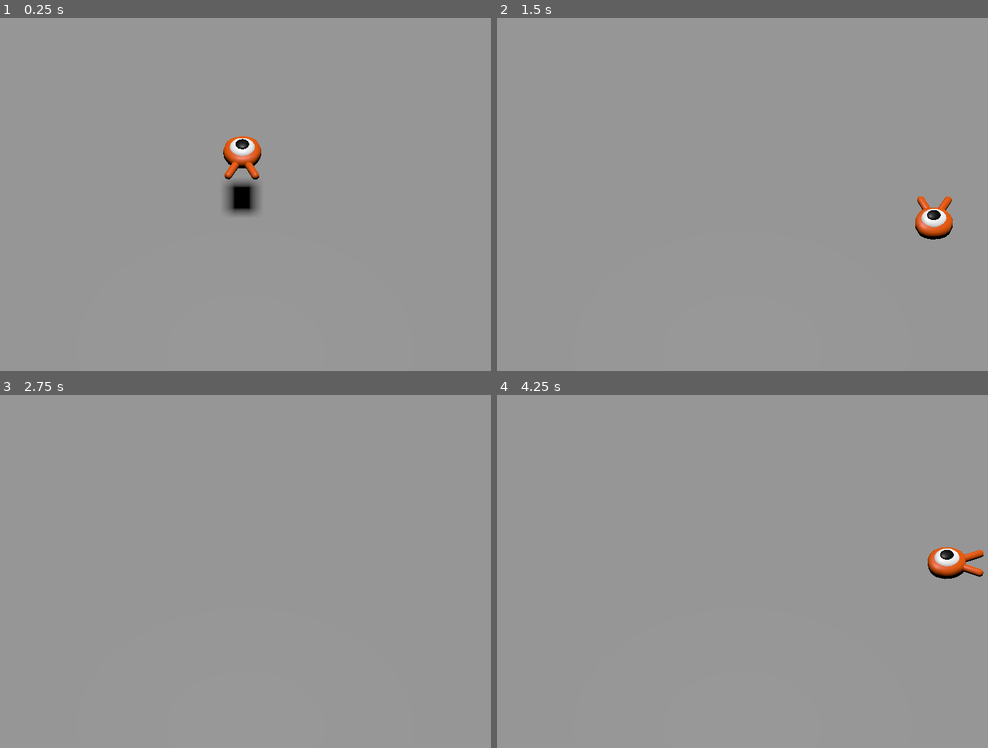
Above: before the commit, frames 1-4 (two rows, left to right).
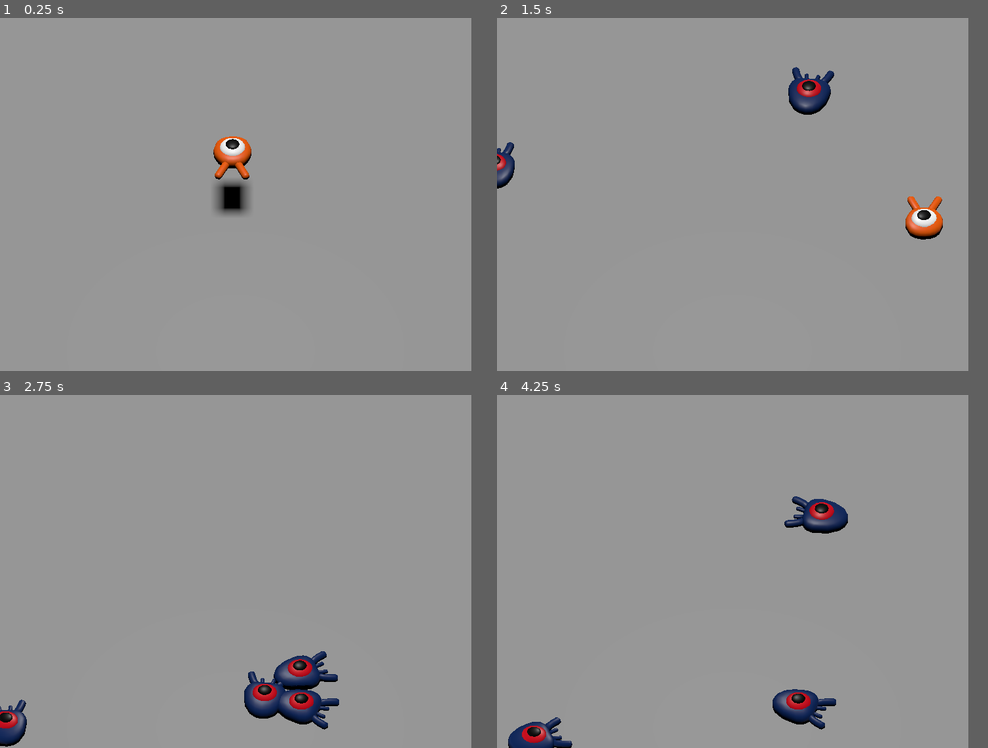
Above: after the commit, the same moments.

Repository: Roujon2/ProtoRat
Game: Godot game, scene res://scenes/main.tscn
The game is run twice, just before and just after one commit, with the same random seed, the same clock (stepped at 60 frames per second) and the same inputs.
Inputs:
- Up to frame 1 (0.25 s): no input
- Up to frame 2 (1.5 s): hold Right (move_right) 0.53-1.28 s; hold Down (move_back) from 1.28 s (still down)
- Up to frame 3 (2.75 s): release Down (move_back) at 2.03 s; hold Right (move_right) from 2.03 s (still down)
- Up to frame 4 (4.25 s): release Right (move_right) at 2.78 s; hold Up (move_forward) 2.78-3.53 s; hold Left (move_left) from 3.53 s (still down)
In our replay, the window is 750x540 before the commit and 720x540 after it. These sizes can differ from the game's own. Grey fills any space a smaller window leaves; there, only what the larger window draws over its background counts as a difference.

The runs differ from the first frame. In frame 1, 1.6% of the frame differs, in the area x 43-54%, y 33-56%; in frame 2, 2.1%; in frame 3, 3.1%; in frame 4, 3.3%, in the area x 2-100%, y 28-100%.

Commit message:
👽 mob spawning

Diff:
--- a/project.godot
+++ b/project.godot
@@ -18,7 +18,7 @@
 
 [display]
 
-window/size/viewport_width=750
+window/size/viewport_width=720
 window/size/viewport_height=540
 
 [filesystem]
--- a/scenes/main.tscn
+++ b/scenes/main.tscn
@@ -1,6 +1,8 @@
-[gd_scene load_steps=4 format=3 uid="uid://2wap0283yk0r"]
+[gd_scene load_steps=9 format=3 uid="uid://2wap0283yk0r"]
 
 [ext_resource type="PackedScene" uid="uid://coh1uiwnobmfs" path="res://scenes/rat.tscn" id="1_o5qli"]
+[ext_resource type="Script" uid="uid://jgx17b7dgbi" path="res://scripts/main.gd" id="1_sugp2"]
+[ext_resource type="PackedScene" uid="uid://bg32w5855hi3s" path="res://mob.tscn" id="2_jyhfs"]
 
 [sub_resource type="BoxShape3D" id="BoxShape3D_sgp6g"]
 size = Vector3(60, 2, 60)
@@ -8,7 +10,23 @@
 [sub_resource type="BoxMesh" id="BoxMesh_sgp6g"]
 size = Vector3(60, 2, 60)
 
+[sub_resource type="StandardMaterial3D" id="StandardMaterial3D_tbgi4"]
+albedo_color = Color(1.0862195, 0.5941409, 0, 1)
+
+[sub_resource type="CylinderMesh" id="CylinderMesh_tefeu"]
+material = SubResource("StandardMaterial3D_tbgi4")
+
+[sub_resource type="Curve3D" id="Curve3D_o6xl0"]
+closed = true
+_data = {
+"points": PackedVector3Array(0, 0, 0, 0, 0, 0, -13.010117, 0, -14.094294, 0, 0, 0, 0, 0, 0, 15.129189, 0, -13.84789, 0, 0, 0, 0, 0, 0, 15.227753, 0, 17.05114, 0, 0, 0, 0, 0, 0, -12.862274, 0, 17.05114),
+"tilts": PackedFloat32Array(0, 0, 0, 0)
+}
+point_count = 4
+
 [node name="Main" type="Node"]
+script = ExtResource("1_sugp2")
+mob_scene = ExtResource("2_jyhfs")
 
 [node name="Ground" type="StaticBody3D" parent="."]
 transform = Transform3D(1, 0, 0, 0, 1, 0, 0, 0, 1, 0, -1, 0)
@@ -33,3 +51,33 @@
 transform = Transform3D(1, 0, 0, 0, 1.0000001, 0, 0, 0, 1.0000001, 0.19197178, -2.9936032, 9.071581)
 projection = 1
 size = 19.0
+
+[node name="Cylinders" type="Node3D" parent="."]
+transform = Transform3D(1, 0, 0, 0, 1, 0, 0, 0, 1, -13, 0, -14)
+
+[node name="MeshInstance3D" type="MeshInstance3D" parent="Cylinders"]
+mesh = SubResource("CylinderMesh_tefeu")
+
+[node name="MeshInstance3D2" type="MeshInstance3D" parent="Cylinders"]
+transform = Transform3D(1, 0, 0, 0, 1, 0, 0, 0, 1, 0, 0, 31)
+mesh = SubResource("CylinderMesh_tefeu")
+
+[node name="MeshInstance3D3" type="MeshInstance3D" parent="Cylinders"]
+transform = Transform3D(1, 0, 0, 0, 1, 0, 0, 0, 1, 28, 0, 0)
+mesh = SubResource("CylinderMesh_tefeu")
+
+[node name="MeshInstance3D4" type="MeshInstance3D" parent="Cylinders"]
+transform = Transform3D(1, 0, 0, 0, 1, 0, 0, 0, 1, 28, 0, 31)
+mesh = SubResource("CylinderMesh_tefeu")
+
+[node name="SpawnPath" type="Path3D" parent="."]
+curve = SubResource("Curve3D_o6xl0")
+
+[node name="SpawnLocation" type="PathFollow3D" parent="SpawnPath"]
+transform = Transform3D(-0.008756331, 0, -0.9999617, 0, 1, 0, 0.9999617, 0, -0.008756331, -13.010117, 0, -14.094294)
+
+[node name="MobTimer" type="Timer" parent="."]
+wait_time = 0.5
+autostart = true
+
+[connection signal="timeout" from="MobTimer" to="." method="_on_mob_timer_timeout"]
--- /dev/null
+++ b/scripts/main.gd
@@ -0,0 +1,21 @@
+extends Node
+
+@export var mob_scene: PackedScene
+
+
+
+func _on_mob_timer_timeout() -> void:
+	# Create a new instance of the Mob scene.
+	var mob = mob_scene.instantiate()
+
+	# Choose a random location on the SpawnPath.
+	# We store the reference to the SpawnLocation node.
+	var mob_spawn_location = get_node("SpawnPath/SpawnLocation")
+	# And give it a random offset.
+	mob_spawn_location.progress_ratio = randf()
+
+	var player_position = $Player.position
+	mob.initialize(mob_spawn_location.position, player_position)
+
+	# Spawn the mob by adding it to the Main scene.
+	add_child(mob)
Not shown, added: scripts/main.gd.uid
